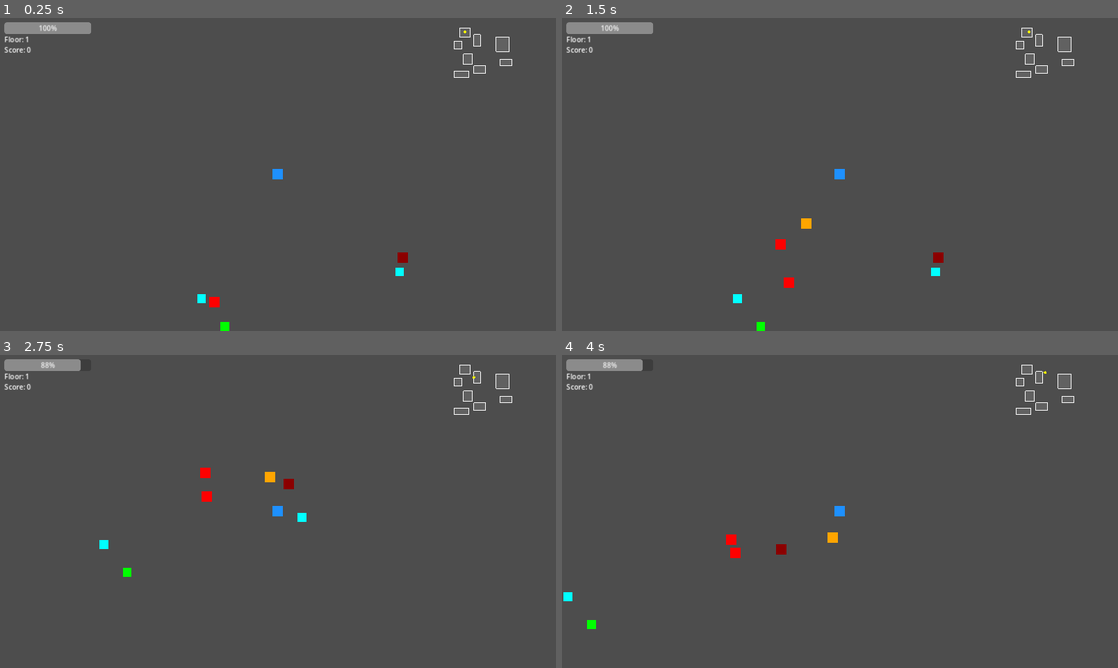
Above: before the commit, frames 1-4 (two rows, left to right).
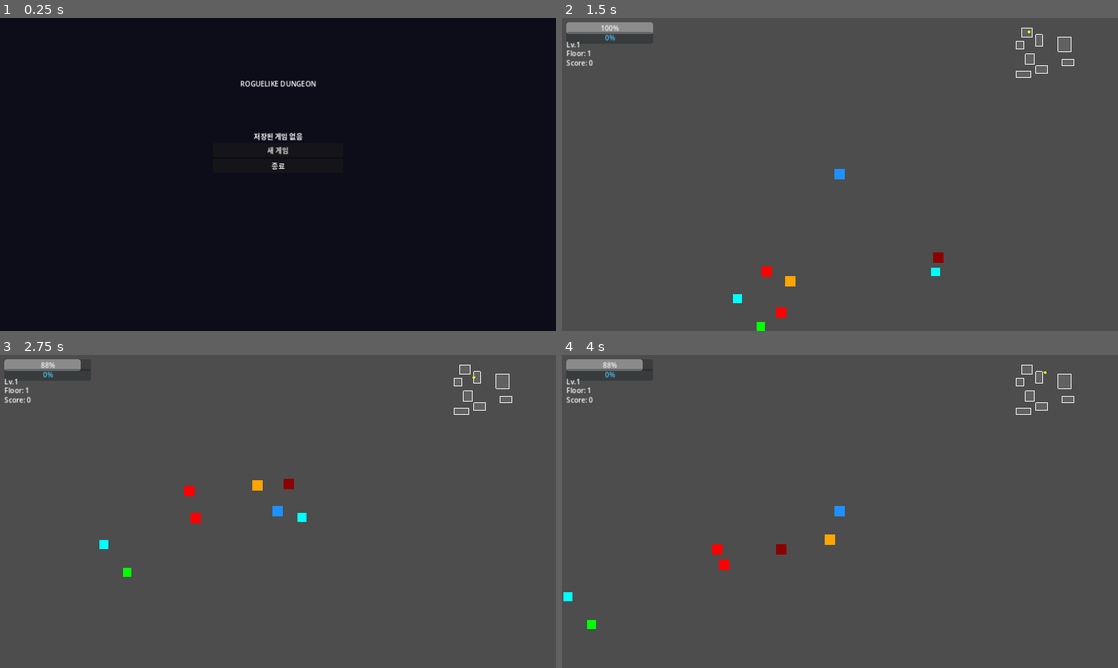
Above: after the commit, the same moments.

Repository: sin857000-code/Valid
Game: Godot game, scene res://scenes/ui/main_menu.tscn
Same seed, same stepped clock (60 frames per second), same inputs: the game is played once before the commit and once after it. Before the commit the project starts from res://scenes/maps/dungeon.tscn.
Inputs (mouse positions are in pixels of both pictures, inside the frame that each line leads up to):
- Up to frame 1 (0.25 s): no input
- Up to frame 2 (1.5 s): click (840, 149) at 0.5 s, where only the run after the commit has a clickable "새 게임"; tap Enter (ui_accept) at 1.25 s; hold Right (ui_right) from 1.28 s (still down)
- Up to frame 3 (2.75 s): tap Enter (ui_accept) at 1.52, 2.27 s; release Right (ui_right) at 2.03 s; hold Down (ui_down) from 2.03 s (still down)
- Up to frame 4 (4 s): release Down (ui_down) at 2.78 s; hold Right (ui_right) 2.78-3.53 s; hold Up (ui_up) from 3.53 s (still down); tap Enter (ui_accept) at 3.77 s

The runs differ from the first frame. In frame 1, 100% of the frame differs, in the area x 0-100%, y 0-100%; in frame 2, 0.7%; in frame 3, 0.7%; in frame 4, 0.6%.

Commit message:
Add XP/level-up, save/load, main menu, and WebGL build
경험치 & 레벨업:
- 적 처치 시 EXP 획득 (점수 = EXP)
- 레벨업마다 최대 체력 +20, 공격력 +3
- HUD에 EXP 바 + 레벨 표시
- 레벨업 팝업 (2초 표시)

세이브/로드:
- 층 클리어마다 자동 저장 (user://save.json)
- 게임오버 시 세이브 삭제
- 메인 메뉴에서 이어하기 / 새 게임 선택

메인 메뉴:
- 저장 정보 표시 (Floor / Level / Score)
- 이어하기 / 새 게임 / 종료

WebGL 빌드:
- export_presets.cfg (Web 타겟)
- build_web.sh 빌드 스크립트
- GitHub Actions: push 시 자동 빌드 & GitHub Pages 배포

https://claude.ai/code/session_01W1t3cyazDUadMr1eE4hi94

Diff:
--- a/roguelike/project.godot
+++ b/roguelike/project.godot
@@ -10,7 +10,7 @@
 
 config/name="Roguelike Dungeon"
 config/description="A roguelike dungeon crawler portfolio project"
-run/main_scene="res://scenes/maps/dungeon.tscn"
+run/main_scene="res://scenes/ui/main_menu.tscn"
 config/features=PackedStringArray("4.2", "GL Compatibility")
 config/icon="res://icon.svg"
 
--- a/roguelike/scenes/ui/game_over.tscn
+++ b/roguelike/scenes/ui/game_over.tscn
@@ -8,16 +8,21 @@
 [node name="Background" type="ColorRect" parent="."]
 offset_right = 1280.0
 offset_bottom = 720.0
-color = Color(0, 0, 0, 0.7)
+color = Color(0, 0, 0, 0.8)
 
 [node name="VBoxContainer" type="VBoxContainer" parent="."]
 offset_left = 440.0
-offset_top = 260.0
+offset_top = 240.0
 offset_right = 840.0
-offset_bottom = 460.0
+offset_bottom = 480.0
 
 [node name="TitleLabel" type="Label" parent="VBoxContainer"]
 text = "GAME OVER"
+horizontal_alignment = 1
+modulate = Color(1, 0.3, 0.3, 1)
+
+[node name="LevelLabel" type="Label" parent="VBoxContainer"]
+text = "Level: 1  |  Floor: 1"
 horizontal_alignment = 1
 
 [node name="ScoreLabel" type="Label" parent="VBoxContainer"]
@@ -27,5 +32,5 @@
 [node name="RetryButton" type="Button" parent="VBoxContainer"]
 text = "다시 시작"
 
-[node name="QuitButton" type="Button" parent="VBoxContainer"]
-text = "종료"
+[node name="MenuButton" type="Button" parent="VBoxContainer"]
+text = "메인 메뉴"
--- a/roguelike/scenes/ui/hud.tscn
+++ b/roguelike/scenes/ui/hud.tscn
@@ -1,7 +1,8 @@
-[gd_scene load_steps=3 format=3 uid="uid://hud"]
+[gd_scene load_steps=4 format=3 uid="uid://hud"]
 
 [ext_resource type="Script" path="res://scripts/ui/hud.gd" id="1"]
 [ext_resource type="Script" path="res://scripts/ui/minimap.gd" id="2"]
+[ext_resource type="Script" path="res://scripts/ui/level_up_popup.gd" id="3"]
 
 [node name="HUD" type="CanvasLayer" groups=["hud"]]
 script = ExtResource("1")
@@ -10,22 +11,38 @@
 offset_left = 10.0
 offset_top = 10.0
 offset_right = 210.0
-offset_bottom = 30.0
+offset_bottom = 28.0
 max_value = 100.0
 value = 100.0
 
+[node name="ExpBar" type="ProgressBar" parent="."]
+offset_left = 10.0
+offset_top = 32.0
+offset_right = 210.0
+offset_bottom = 46.0
+max_value = 50.0
+value = 0.0
+modulate = Color(0.3, 0.8, 1, 1)
+
+[node name="LevelLabel" type="Label" parent="."]
+offset_left = 10.0
+offset_top = 50.0
+offset_right = 120.0
+offset_bottom = 68.0
+text = "Lv.1"
+
 [node name="FloorLabel" type="Label" parent="."]
 offset_left = 10.0
-offset_top = 38.0
+offset_top = 70.0
 offset_right = 300.0
-offset_bottom = 58.0
+offset_bottom = 88.0
 text = "Floor: 1"
 
 [node name="ScoreLabel" type="Label" parent="."]
 offset_left = 10.0
-offset_top = 62.0
+offset_top = 92.0
 offset_right = 200.0
-offset_bottom = 82.0
+offset_bottom = 110.0
 text = "Score: 0"
 
 [node name="BossAlert" type="Label" parent="."]
@@ -33,17 +50,17 @@
 offset_left = 440.0
 offset_top = 300.0
 offset_right = 840.0
-offset_bottom = 360.0
-text = "⚠ BOSS FLOOR ⚠"
+offset_bottom = 340.0
+text = "!! BOSS FLOOR !!"
 horizontal_alignment = 1
 modulate = Color(1, 0.2, 0.2, 1)
 
 [node name="WeaponLabel" type="Label" parent="."]
 visible = false
 offset_left = 440.0
-offset_top = 360.0
+offset_top = 348.0
 offset_right = 840.0
-offset_bottom = 390.0
+offset_bottom = 372.0
 text = "장착: "
 horizontal_alignment = 1
 modulate = Color(0.4, 0.9, 1, 1)
@@ -54,3 +71,23 @@
 offset_top = 10.0
 offset_right = 1270.0
 offset_bottom = 200.0
+
+[node name="LevelUpPopup" type="CanvasLayer" parent="."]
+script = ExtResource("3")
+visible = false
+
+[node name="Panel" type="Panel" parent="LevelUpPopup"]
+offset_left = 490.0
+offset_top = 200.0
+offset_right = 790.0
+offset_bottom = 260.0
+
+[node name="Label" type="Label" parent="LevelUpPopup/Panel"]
+offset_left = 0.0
+offset_top = 0.0
+offset_right = 300.0
+offset_bottom = 60.0
+text = "LEVEL UP!"
+horizontal_alignment = 1
+vertical_alignment = 1
+modulate = Color(1, 0.9, 0.2, 1)
--- /dev/null
+++ b/roguelike/scenes/ui/main_menu.tscn
@@ -0,0 +1,38 @@
+[gd_scene load_steps=2 format=3 uid="uid://mainmenu"]
+
+[ext_resource type="Script" path="res://scripts/ui/main_menu.gd" id="1"]
+
+[node name="MainMenu" type="CanvasLayer"]
+script = ExtResource("1")
+
+[node name="Background" type="ColorRect" parent="."]
+offset_right = 1280.0
+offset_bottom = 720.0
+color = Color(0.05, 0.05, 0.1, 1)
+
+[node name="Title" type="Label" parent="."]
+offset_left = 390.0
+offset_top = 140.0
+offset_right = 890.0
+offset_bottom = 210.0
+text = "ROGUELIKE DUNGEON"
+horizontal_alignment = 1
+
+[node name="VBox" type="VBoxContainer" parent="."]
+offset_left = 490.0
+offset_top = 260.0
+offset_right = 790.0
+offset_bottom = 500.0
+
+[node name="SaveInfo" type="Label" parent="VBox"]
+text = "저장된 게임 없음"
+horizontal_alignment = 1
+
+[node name="ContinueButton" type="Button" parent="VBox"]
+text = "이어하기"
+
+[node name="NewGameButton" type="Button" parent="VBox"]
+text = "새 게임"
+
+[node name="QuitButton" type="Button" parent="VBox"]
+text = "종료"
--- a/roguelike/scripts/core/game_manager.gd
+++ b/roguelike/scripts/core/game_manager.gd
@@ -1,12 +1,23 @@
 extends Node
 
-# 전역 게임 상태 관리 (Autoload로 등록)
 signal player_died
 signal floor_cleared
-signal game_over
+signal level_up(new_level: int)
 
 var current_floor: int = 1
 var score: int = 0
+var exp: int = 0
+var level: int = 1
+
+func exp_to_next() -> int:
+	return level * 50
+
+func add_exp(amount: int) -> void:
+	exp += amount
+	while exp >= exp_to_next():
+		exp -= exp_to_next()
+		level += 1
+		level_up.emit(level)
 
 func next_floor() -> void:
 	current_floor += 1
@@ -14,7 +25,42 @@
 
 func add_score(amount: int) -> void:
 	score += amount
+	add_exp(amount)
+
+func save() -> void:
+	var data = {
+		"floor": current_floor,
+		"score": score,
+		"exp": exp,
+		"level": level,
+	}
+	var file = FileAccess.open("user://save.json", FileAccess.WRITE)
+	file.store_string(JSON.stringify(data))
+	file.close()
+
+func load_save() -> bool:
+	if not FileAccess.file_exists("user://save.json"):
+		return false
+	var file = FileAccess.open("user://save.json", FileAccess.READ)
+	var result = JSON.parse_string(file.get_as_text())
+	file.close()
+	if result == null:
+		return false
+	current_floor = result.get("floor", 1)
+	score = result.get("score", 0)
+	exp = result.get("exp", 0)
+	level = result.get("level", 1)
+	return true
+
+func has_save() -> bool:
+	return FileAccess.file_exists("user://save.json")
+
+func delete_save() -> void:
+	if FileAccess.file_exists("user://save.json"):
+		DirAccess.remove_absolute("user://save.json")
 
 func reset() -> void:
 	current_floor = 1
 	score = 0
+	exp = 0
+	level = 1
--- a/roguelike/scripts/maps/dungeon.gd
+++ b/roguelike/scripts/maps/dungeon.gd
@@ -115,6 +115,7 @@
 	enemy_count -= 1
 	if enemy_count <= 0:
 		GameManager.next_floor()
+		GameManager.save()  # 층 클리어마다 자동 저장
 		hud.update_floor(GameManager.current_floor)
 		_generate_floor()
 
--- a/roguelike/scripts/player/player.gd
+++ b/roguelike/scripts/player/player.gd
@@ -1,8 +1,7 @@
 extends CharacterBody2D
 
-signal health_changed(current: int, max: int)
+signal health_changed(current: int, max_hp: int)
 signal player_died
-signal item_collected(item_name: String)
 
 const SPEED = 150.0
 
@@ -15,14 +14,34 @@
 var _attack_timer: float = 0.0
 var facing: Vector2 = Vector2.RIGHT
 
+# 레벨업 보너스 누적
+var _level_hp_bonus: int = 0
+var _level_dmg_bonus: int = 0
+
 func _ready() -> void:
+	add_to_group("player")
+	# 레벨에 따라 스탯 적용
+	_apply_level_stats(GameManager.level)
 	current_health = max_health
 	health_changed.emit(current_health, max_health)
-	add_to_group("player")
+	GameManager.level_up.connect(_on_level_up)
+
+func _apply_level_stats(lv: int) -> void:
+	_level_hp_bonus = (lv - 1) * 20
+	_level_dmg_bonus = (lv - 1) * 3
+	max_health = 100 + _level_hp_bonus
+	attack_damage = 10 + _level_dmg_bonus
+
+func _on_level_up(new_level: int) -> void:
+	var old_max = max_health
+	_apply_level_stats(new_level)
+	# 최대 체력 증가분만큼 현재 체력도 회복
+	current_health += max_health - old_max
+	current_health = min(current_health, max_health)
+	health_changed.emit(current_health, max_health)
 
 func _physics_process(delta: float) -> void:
 	_attack_timer -= delta
-
 	var direction = Input.get_vector("ui_left", "ui_right", "ui_up", "ui_down")
 	velocity = direction * SPEED
 	if direction != Vector2.ZERO:
--- a/roguelike/scripts/ui/game_over.gd
+++ b/roguelike/scripts/ui/game_over.gd
@@ -1,17 +1,21 @@
 extends CanvasLayer
 
 @onready var score_label: Label = $VBoxContainer/ScoreLabel
+@onready var level_label: Label = $VBoxContainer/LevelLabel
 @onready var retry_button: Button = $VBoxContainer/RetryButton
-@onready var quit_button: Button = $VBoxContainer/QuitButton
+@onready var menu_button: Button = $VBoxContainer/MenuButton
 
 func _ready() -> void:
 	score_label.text = "Score: %d" % GameManager.score
+	level_label.text = "Level: %d  |  Floor: %d" % [GameManager.level, GameManager.current_floor]
+	GameManager.delete_save()
 	retry_button.pressed.connect(_on_retry)
-	quit_button.pressed.connect(_on_quit)
+	menu_button.pressed.connect(_on_menu)
 
 func _on_retry() -> void:
 	GameManager.reset()
 	get_tree().change_scene_to_file("res://scenes/maps/dungeon.tscn")
 
-func _on_quit() -> void:
-	get_tree().quit()
+func _on_menu() -> void:
+	GameManager.reset()
+	get_tree().change_scene_to_file("res://scenes/ui/main_menu.tscn")
--- a/roguelike/scripts/ui/hud.gd
+++ b/roguelike/scripts/ui/hud.gd
@@ -1,11 +1,18 @@
 extends CanvasLayer
 
 @onready var health_bar: ProgressBar = $HealthBar
+@onready var exp_bar: ProgressBar = $ExpBar
 @onready var floor_label: Label = $FloorLabel
 @onready var score_label: Label = $ScoreLabel
-@onready var minimap: Control = $Minimap
+@onready var level_label: Label = $LevelLabel
 @onready var boss_alert: Label = $BossAlert
 @onready var weapon_label: Label = $WeaponLabel
+@onready var minimap: Control = $Minimap
+@onready var level_up_popup: CanvasLayer = $LevelUpPopup
+
+func _ready() -> void:
+	GameManager.level_up.connect(_on_level_up)
+	_refresh_exp()
 
 func update_health(current: int, maximum: int) -> void:
 	health_bar.max_value = maximum
@@ -16,10 +23,21 @@
 
 func update_score(s: int) -> void:
 	score_label.text = "Score: %d" % s
+	_refresh_exp()
+
+func _on_level_up(new_level: int) -> void:
+	level_label.text = "Lv.%d" % new_level
+	level_up_popup.show_level_up(new_level)
+	_refresh_exp()
+
+func _refresh_exp() -> void:
+	exp_bar.max_value = GameManager.exp_to_next()
+	exp_bar.value = GameManager.exp
+	level_label.text = "Lv.%d" % GameManager.level
 
 func show_boss_alert() -> void:
 	boss_alert.visible = true
-	floor_label.text = "Floor: %d  ⚠ BOSS" % GameManager.current_floor
+	floor_label.text = "Floor: %d  !! BOSS" % GameManager.current_floor
 	var tween = create_tween()
 	tween.tween_interval(3.0)
 	tween.tween_callback(func(): boss_alert.visible = false)
--- /dev/null
+++ b/roguelike/scripts/ui/level_up_popup.gd
@@ -0,0 +1,10 @@
+extends CanvasLayer
+
+@onready var label: Label = $Panel/Label
+
+func show_level_up(new_level: int) -> void:
+	label.text = "LEVEL UP!  Lv.%d" % new_level
+	visible = true
+	var tween = create_tween()
+	tween.tween_interval(2.0)
+	tween.tween_callback(func(): visible = false)
--- /dev/null
+++ b/roguelike/scripts/ui/main_menu.gd
@@ -0,0 +1,32 @@
+extends CanvasLayer
+
+@onready var continue_button: Button = $VBox/ContinueButton
+@onready var new_game_button: Button = $VBox/NewGameButton
+@onready var quit_button: Button = $VBox/QuitButton
+@onready var save_info: Label = $VBox/SaveInfo
+
+func _ready() -> void:
+	var has_save = GameManager.has_save()
+	continue_button.visible = has_save
+	if has_save:
+		GameManager.load_save()
+		save_info.text = "저장된 게임: Floor %d  Lv.%d  Score %d" % [
+			GameManager.current_floor, GameManager.level, GameManager.score
+		]
+	else:
+		save_info.text = "저장된 게임 없음"
+
+	continue_button.pressed.connect(_on_continue)
+	new_game_button.pressed.connect(_on_new_game)
+	quit_button.pressed.connect(_on_quit)
+
+func _on_continue() -> void:
+	get_tree().change_scene_to_file("res://scenes/maps/dungeon.tscn")
+
+func _on_new_game() -> void:
+	GameManager.delete_save()
+	GameManager.reset()
+	get_tree().change_scene_to_file("res://scenes/maps/dungeon.tscn")
+
+func _on_quit() -> void:
+	get_tree().quit()
Not shown, added: roguelike/export_presets.cfg
Not shown, added: .github/workflows/build-web.yml
Not shown, added: roguelike/build_web.sh
